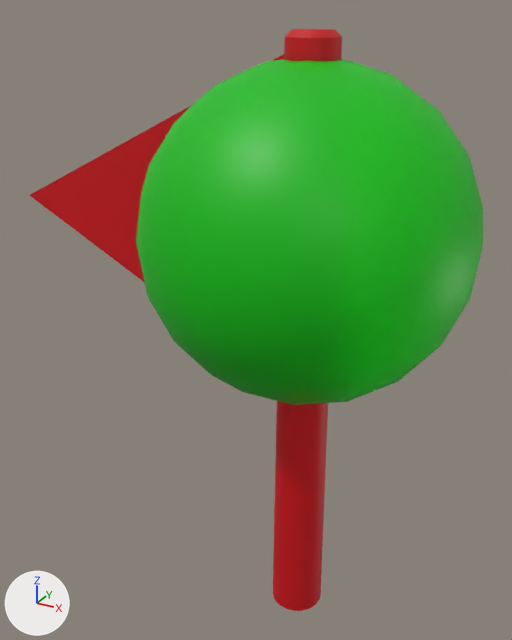
One commit to the Blender file Blend/TrackBlocks.blend: the scene before it, then after it.
The view is the same before and after, from a 50 mm lens placed at (0.589, -1.291, 1.429), pointed at (-0.149, 0.052, 0.758). Every picture has the same lights, and +X, +Y and +Z are marked at lower left. The same objects are shown in both versions, whatever each file hides.

Objects in the first picture: 'EndIndicator', 'StartIndicator'.
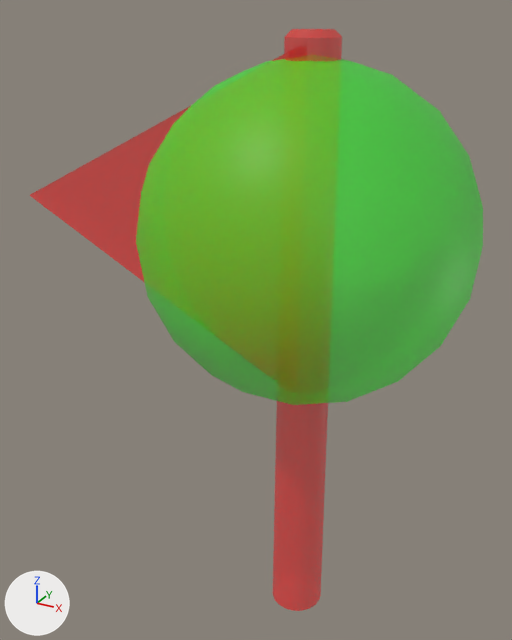
Commit message: Edited Start and end indicator

Where the change shows, as pixel boxes [x1, y1, x2, y2] in the pictures (512 x 640 px):
```json
{"object": "StartIndicator", "change": "surface changed", "before": [136, 59, 483, 405], "after": [136, 59, 483, 405]}
{"object": "EndIndicator", "change": "surface changed", "before": [30, 29, 342, 611], "after": [30, 29, 342, 611]}
```

Edits to the scene script, one JSON object a line:
```json
{"op": "remove", "block": "mat_translucent_red", "code": "mat_translucent_red.transmission_weight = 0.5"}
{"op": "set", "path": "mat_translucent_red.alpha", "old": "1.0", "new": "0.5"}
{"op": "remove", "block": "mat_translucent_green", "code": "mat_translucent_green.transmission_weight = 0.5"}
{"op": "set", "path": "mat_translucent_green.alpha", "old": "1.0", "new": "0.5"}
```
